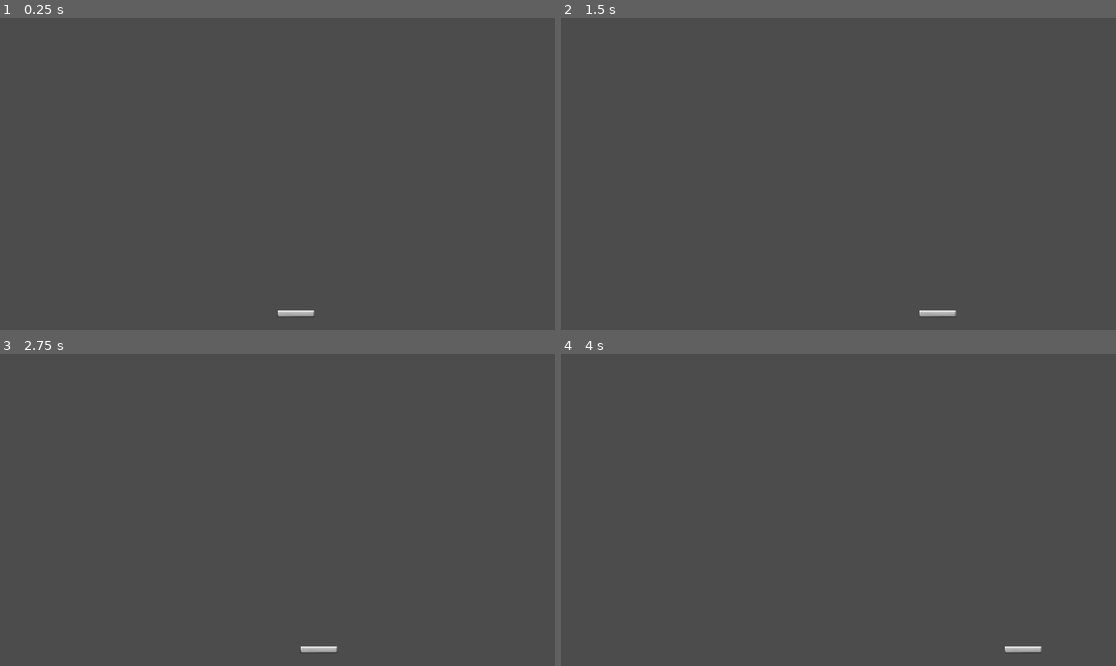
Above: before the commit, frames 1-4 (two rows, left to right).
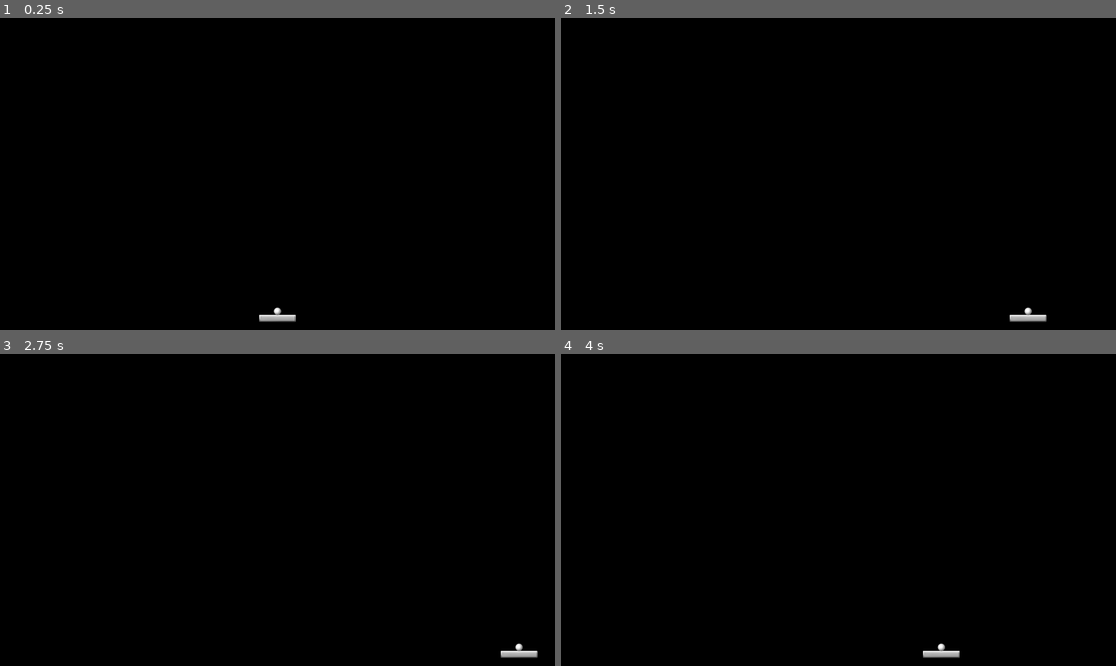
Above: after the commit, the same moments.

Repository: felipefcm/godot-breakout
Game: Godot game, scene res://levels/Level1.tscn
Same seed, same stepped clock (60 frames per second), same inputs: the game is played once before the commit and once after it.
Inputs:
- Up to frame 1 (0.25 s): no input
- Up to frame 2 (1.5 s): tap Enter at 0.5 s; hold Right (ui_right) 0.53-1.28 s; hold Left (ui_left) from 1.28 s (still down)
- Up to frame 3 (2.75 s): release Left (ui_left) at 2.03 s; hold Right (ui_right) from 2.03 s (still down)
- Up to frame 4 (4 s): release Right (ui_right) at 3.53 s; hold Left (ui_left) from 3.53 s (still down)

The runs differ from the first frame. In frame 1, 100% of the frame differs, in the area x 0-100%, y 0-100%; in frame 2, 100%; in frame 3, 100%; in frame 4, 100%.

Commit message:
Simple platform movement and walls

Diff:
--- a/levels/Level1.tscn
+++ b/levels/Level1.tscn
@@ -1,8 +1,28 @@
-[gd_scene load_steps=2 format=2]
+[gd_scene load_steps=3 format=2]
 
 [ext_resource path="res://objects/Platform.tscn" type="PackedScene" id=1]
 
+[sub_resource type="RectangleShape2D" id=1]
+extents = Vector2( 960, 40 )
+
 [node name="Level1" type="Node2D"]
 
+[node name="Background" type="Polygon2D" parent="."]
+color = Color( 0, 0, 0, 1 )
+polygon = PoolVector2Array( 0, 0, 1920, 0, 1920, 1080, 0, 1080 )
+
+[node name="Limits" type="StaticBody2D" parent="." groups=[
+"limits",
+]]
+
+[node name="CollisionPolygon2D" type="CollisionPolygon2D" parent="Limits"]
+polygon = PoolVector2Array( 0, 0, 1920, 0, 1920, 1152, 1984, 1152, 1984, -64, -64, -64, -64, 1152, 0, 1152 )
+
+[node name="Hole" type="Area2D" parent="."]
+position = Vector2( 960, 1120 )
+
+[node name="CollisionShape2D" type="CollisionShape2D" parent="Hole"]
+shape = SubResource( 1 )
+
 [node name="Platform" parent="." instance=ExtResource( 1 )]
-position = Vector2( 1024, 1024 )
+position = Vector2( 960, 1040 )
--- a/objects/Ball.tscn
+++ b/objects/Ball.tscn
@@ -1,13 +1,16 @@
-[gd_scene load_steps=3 format=2]
+[gd_scene load_steps=4 format=2]
 
 [ext_resource path="res://images/objects.png" type="Texture" id=1]
+[ext_resource path="res://scripts/Ball.gd" type="Script" id=2]
 
 [sub_resource type="CircleShape2D" id=1]
-radius = 21.4979
+radius = 12.8129
 
 [node name="Ball" type="RigidBody2D"]
+script = ExtResource( 2 )
 
 [node name="Sprite" type="Sprite" parent="."]
+scale = Vector2( 0.6, 0.6 )
 texture = ExtResource( 1 )
 region_enabled = true
 region_rect = Rect2( 0, 65, 43, 43 )
--- a/objects/Platform.tscn
+++ b/objects/Platform.tscn
@@ -1,14 +1,15 @@
-[gd_scene load_steps=4 format=2]
+[gd_scene load_steps=5 format=2]
 
 [ext_resource path="res://images/objects.png" type="Texture" id=1]
 [ext_resource path="res://scripts/Platform.gd" type="Script" id=2]
+[ext_resource path="res://objects/Ball.tscn" type="PackedScene" id=3]
 
-[sub_resource type="CapsuleShape2D" id=1]
-radius = 12.568
-height = 106.054
+[sub_resource type="RectangleShape2D" id=1]
+extents = Vector2( 12.4197, 63.9463 )
 
 [node name="Platform" type="KinematicBody2D"]
 script = ExtResource( 2 )
+ballScene = ExtResource( 3 )
 
 [node name="Sprite" type="Sprite" parent="."]
 texture = ExtResource( 1 )
@@ -19,3 +20,6 @@
 visible = false
 rotation = 1.5708
 shape = SubResource( 1 )
+
+[node name="BallSpot" type="Position2D" parent="."]
+position = Vector2( 0, -25 )
--- a/project.godot
+++ b/project.godot
@@ -9,12 +9,18 @@
 config_version=4
 
 _global_script_classes=[ {
+"base": "RigidBody2D",
+"class": "Ball",
+"language": "GDScript",
+"path": "res://scripts/Ball.gd"
+}, {
 "base": "KinematicBody2D",
 "class": "Platform",
 "language": "GDScript",
 "path": "res://scripts/Platform.gd"
 } ]
 _global_script_class_icons={
+"Ball": "",
 "Platform": ""
 }
 
@@ -29,6 +35,23 @@
 window/size/width=1920
 window/size/height=1080
 
+[input]
+
+ui_left={
+"deadzone": 0.5,
+"events": [ Object(InputEventKey,"resource_local_to_scene":false,"resource_name":"","device":0,"alt":false,"shift":false,"control":false,"meta":false,"command":false,"pressed":false,"scancode":16777231,"unicode":0,"echo":false,"script":null)
+, Object(InputEventJoypadButton,"resource_local_to_scene":false,"resource_name":"","device":0,"button_index":14,"pressure":0.0,"pressed":false,"script":null)
+, Object(InputEventKey,"resource_local_to_scene":false,"resource_name":"","device":0,"alt":false,"shift":false,"control":false,"meta":false,"command":false,"pressed":false,"scancode":65,"unicode":0,"echo":false,"script":null)
+ ]
+}
+ui_right={
+"deadzone": 0.5,
+"events": [ Object(InputEventKey,"resource_local_to_scene":false,"resource_name":"","device":0,"alt":false,"shift":false,"control":false,"meta":false,"command":false,"pressed":false,"scancode":16777233,"unicode":0,"echo":false,"script":null)
+, Object(InputEventJoypadButton,"resource_local_to_scene":false,"resource_name":"","device":0,"button_index":15,"pressure":0.0,"pressed":false,"script":null)
+, Object(InputEventKey,"resource_local_to_scene":false,"resource_name":"","device":0,"alt":false,"shift":false,"control":false,"meta":false,"command":false,"pressed":false,"scancode":68,"unicode":0,"echo":false,"script":null)
+ ]
+}
+
 [rendering]
 
 environment/default_environment="res://default_env.tres"
--- /dev/null
+++ b/scripts/Ball.gd
@@ -0,0 +1,5 @@
+extends RigidBody2D
+class_name Ball
+
+func _ready():
+	pass
--- a/scripts/Platform.gd
+++ b/scripts/Platform.gd
@@ -1,24 +1,29 @@
 extends KinematicBody2D
 class_name Platform
 
-export (float) var maxSpeed = 500;
-export (float) var maxAcceleration = 100;
-export (float) var frictionCoefficient = 0.1;
-export (float) var inputAcceleration = 50;
+export (float) var maxSpeed = 1200
+export (PackedScene) var ballScene
 
-var velocity: Vector2 = Vector2.ZERO;
-var acceleration: Vector2 = Vector2.ZERO;
+var velocity: Vector2 = Vector2.ZERO
+onready var ballSpot: Position2D = $BallSpot
+
+func _ready():
+	var ball: Ball = ballScene.instance()
+	ball.position = ballSpot.position
+	add_child(ball);
 
 func _physics_process(delta):
 
-	var leftStr = Input.get_action_strength('ui_left');
-	var rightStr = Input.get_action_strength('ui_right');
+	var leftStr := Input.get_action_strength('ui_left')
+	var rightStr := Input.get_action_strength('ui_right')
 
-	var motionForce = Vector2(rightStr - leftStr, 0) * inputAcceleration * delta;
-	var dragForce = -velocity * frictionCoefficient * delta;
+	velocity.x = (rightStr - leftStr) * maxSpeed
 
-	acceleration = (acceleration + motionForce + dragForce).clamped(maxAcceleration);
-	velocity = (velocity + acceleration).clamped(maxSpeed);
+	var collision := move_and_collide(velocity * delta)
+	if(collision):
+		handleCollision(collision)
 
-	print('Velocity ', velocity, ' acceleration ', acceleration);
-	move_and_collide(velocity * delta);
+func handleCollision(collision):
+	var collider = collision.collider
+	if(!collider.is_in_group('limits')):
+		return
